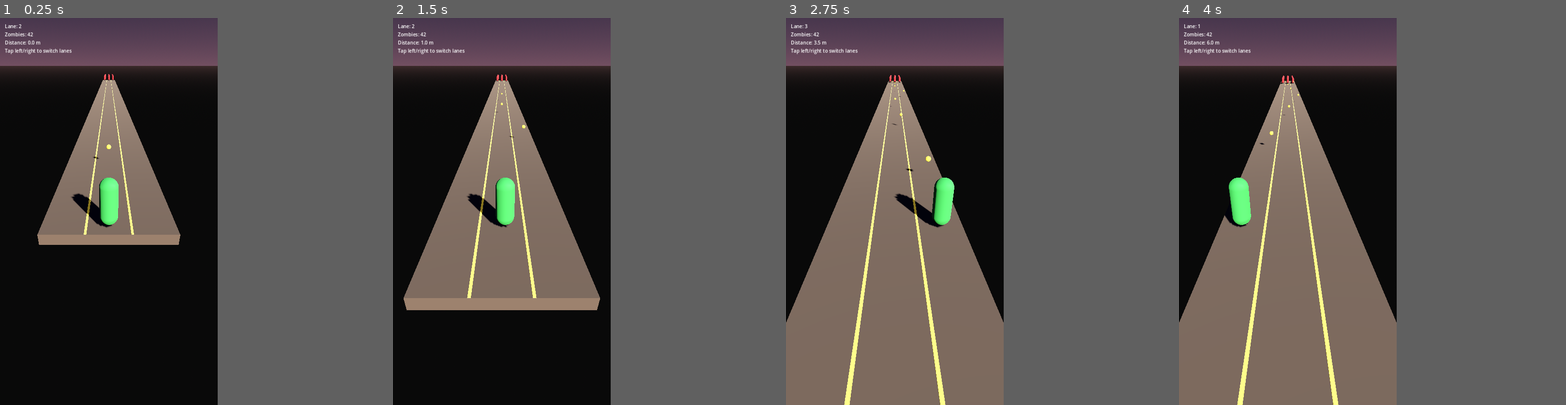
Above: before the commit, frames 1-4 (left to right).
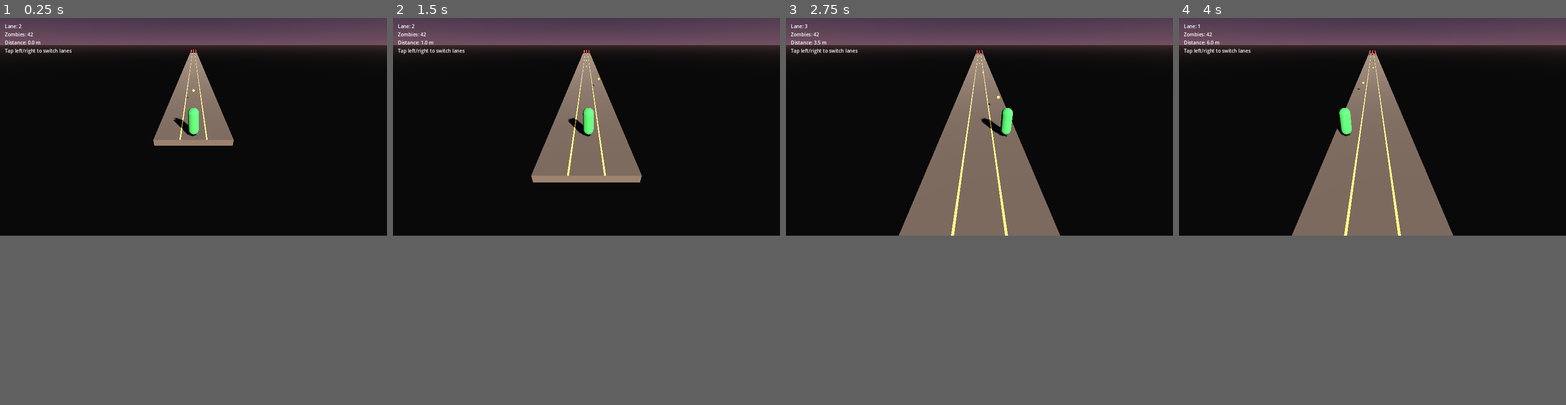
Above: after the commit, the same moments.

Repository: PawandeepSinghKhalsa/Hold-the-Line
Game: Godot game, scene res://scenes/main.tscn
The game is run twice, just before and just after one commit, with the same random seed, the same clock (stepped at 60 frames per second) and the same inputs.
Inputs (mouse positions are in pixels of both pictures, inside the frame that each line leads up to):
- Up to frame 1 (0.25 s): no input
- Up to frame 2 (1.5 s): move the mouse to (547, 192) at 0.52 s; hold D (move_right) 0.53-1.28 s; click (547, 192) at 0.67 s; move the mouse to (458, 230) at 1.27 s; hold A (move_left) from 1.28 s (still down)
- Up to frame 3 (2.75 s): move the mouse to (917, 126) at 2.02 s; release A (move_left) at 2.03 s; hold D (move_right) from 2.03 s (still down)
- Up to frame 4 (4 s): move the mouse to (1275, 288) at 2.77 s; click (1275, 288) at 2.92 s; move the mouse to (1353, 269) at 3.52 s; release D (move_right) at 3.53 s; hold A (move_left) from 3.53 s (still down)
In our replay, the window is 450x800 before the commit and 800x450 after it. These sizes can differ from the game's own. Grey fills any space a smaller window leaves; there, only what the larger window draws over its background counts as a difference.

The runs differ from the first frame. In frame 1, 19% of the frame differs, in the area x 0-100%, y 0-59%; in frame 2, 29%, in the area x 0-100%, y 0-76%; in frame 3, 26%; in frame 4, 25%.

Commit message:
Fix: landscape viewport with expand stretch for browser testing
Portrait 720x1280 with keep-aspect was rendering as a tiny black strip
in desktop browsers. Switching to 1280x720 landscape with expand aspect
so the canvas fills the browser window during development. Also
removes the handheld/orientation integer value which isn't valid syntax
in Godot 4 (it expects a string enum and was a no-op at best).

Mobile portrait can come back in a dedicated export preset later.

https://claude.ai/code/session_01WNZkPqonAe5zQESFZUsP36

Diff:
--- a/project.godot
+++ b/project.godot
@@ -17,11 +17,10 @@
 
 [display]
 
-window/size/viewport_width=720
-window/size/viewport_height=1280
+window/size/viewport_width=1280
+window/size/viewport_height=720
 window/stretch/mode="canvas_items"
-window/stretch/aspect="keep"
-window/handheld/orientation=1
+window/stretch/aspect="expand"
 
 [input]
 
